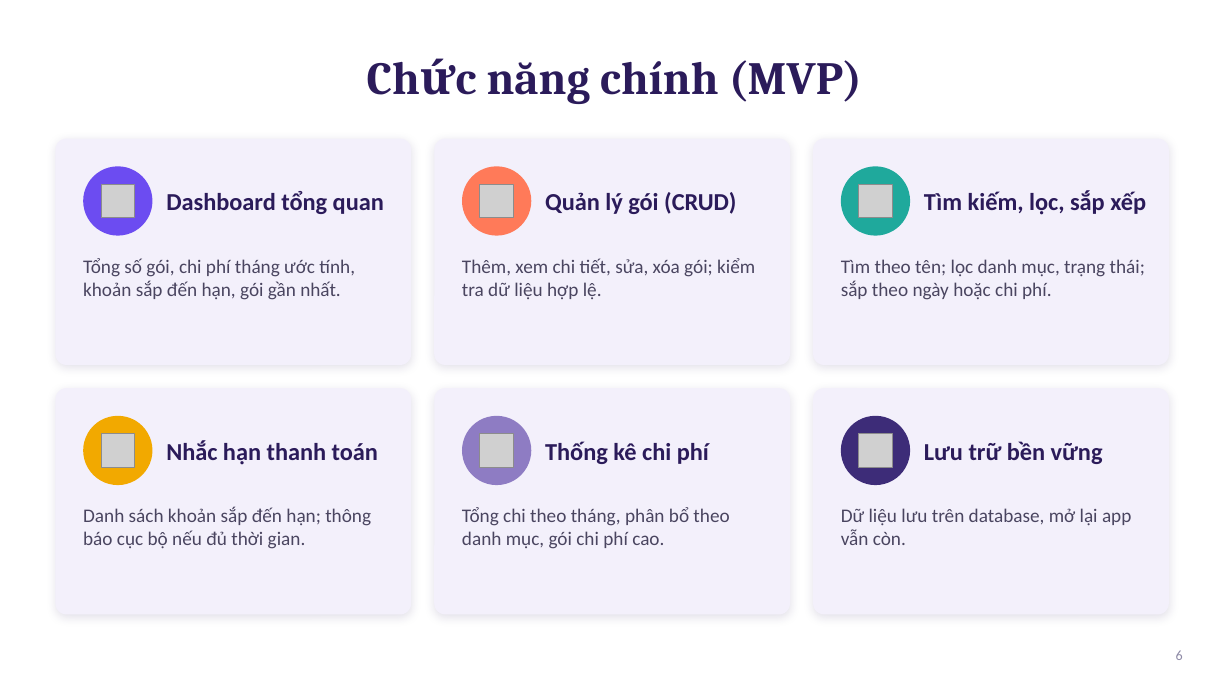
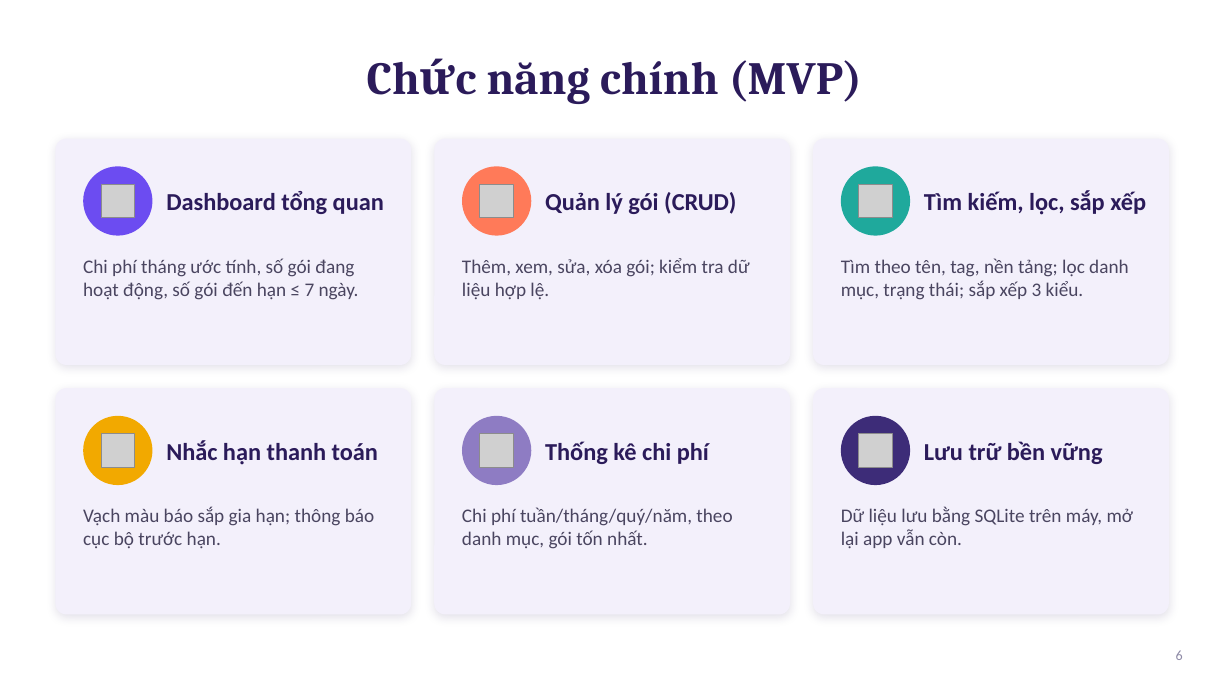
Before and after one commit to nkhhieu123/ltdd, a slide deck: slide 6 of docs/SubTrack_GioiThieuDeTai.pptx. Drawn at 1232x693 pixels with LibreOffice and Linux fonts; fonts in the diff are those of the drawing; grey boxes stand for pictures. Boxes give left, top, right and bottom in pixels: in the first picture for what was removed or moved away, otherwise in the second. Text is boxed around its words. In the diff, an @@ line names an element or a change of style, - is before the commit and + after.

Commit message:
Cập nhật slide và tài liệu Use Case cho khớp với app: Kotlin/Compose/SQLite, Use Case mới, đặc tả đúng luồng, sửa thông tin khảo sát

```diff
--- a/docs/SubTrack_GioiThieuDeTai.pptx
+++ b/docs/SubTrack_GioiThieuDeTai.pptx
@@ text at (83,258,359,300): text changed @@
-Tổng số gói, chi phí tháng ước tính, khoản sắp đến hạn, gói gần nhất.
+Chi phí tháng ước tính, số gói đang hoạt động, số gói đến hạn ≤ 7 ngày.
@@ text at (462,258,750,299): text changed @@
-Thêm, xem chi tiết, sửa, xóa gói; kiểm tra dữ liệu hợp lệ.
+Thêm, xem, sửa, xóa gói; kiểm tra dữ liệu hợp lệ.
@@ text at (841,258,1129,300): text changed @@
-Tìm theo tên; lọc danh mục, trạng thái; sắp theo ngày hoặc chi phí.
+Tìm theo tên, tag, nền tảng; lọc danh mục, trạng thái; sắp xếp 3 kiểu.
@@ text at (83,506,374,548): text changed @@
-Danh sách khoản sắp đến hạn; thông báo cục bộ nếu đủ thời gian.
+Vạch màu báo sắp gia hạn; thông báo cục bộ trước hạn.
@@ text at (462,507,732,549): text changed @@
-Tổng chi theo tháng, phân bổ theo danh mục, gói chi phí cao.
+Chi phí tuần/tháng/quý/năm, theo danh mục, gói tốn nhất.
@@ text at (841,506,1133,548): text changed @@
-Dữ liệu lưu trên database, mở lại app vẫn còn.
+Dữ liệu lưu bằng SQLite trên máy, mở lại app vẫn còn.
```
Also in this commit, not shown: 6 other slides changed, 1 other file.
